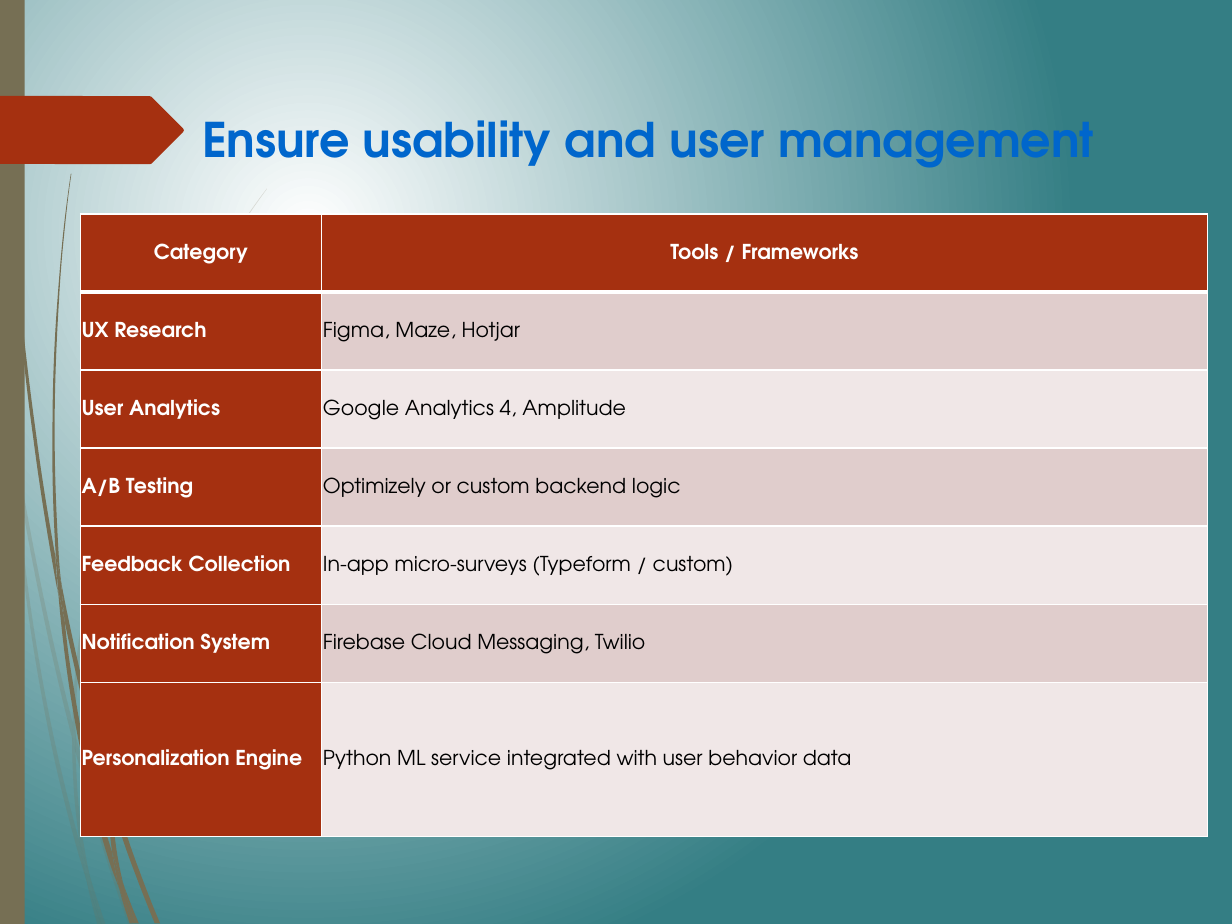
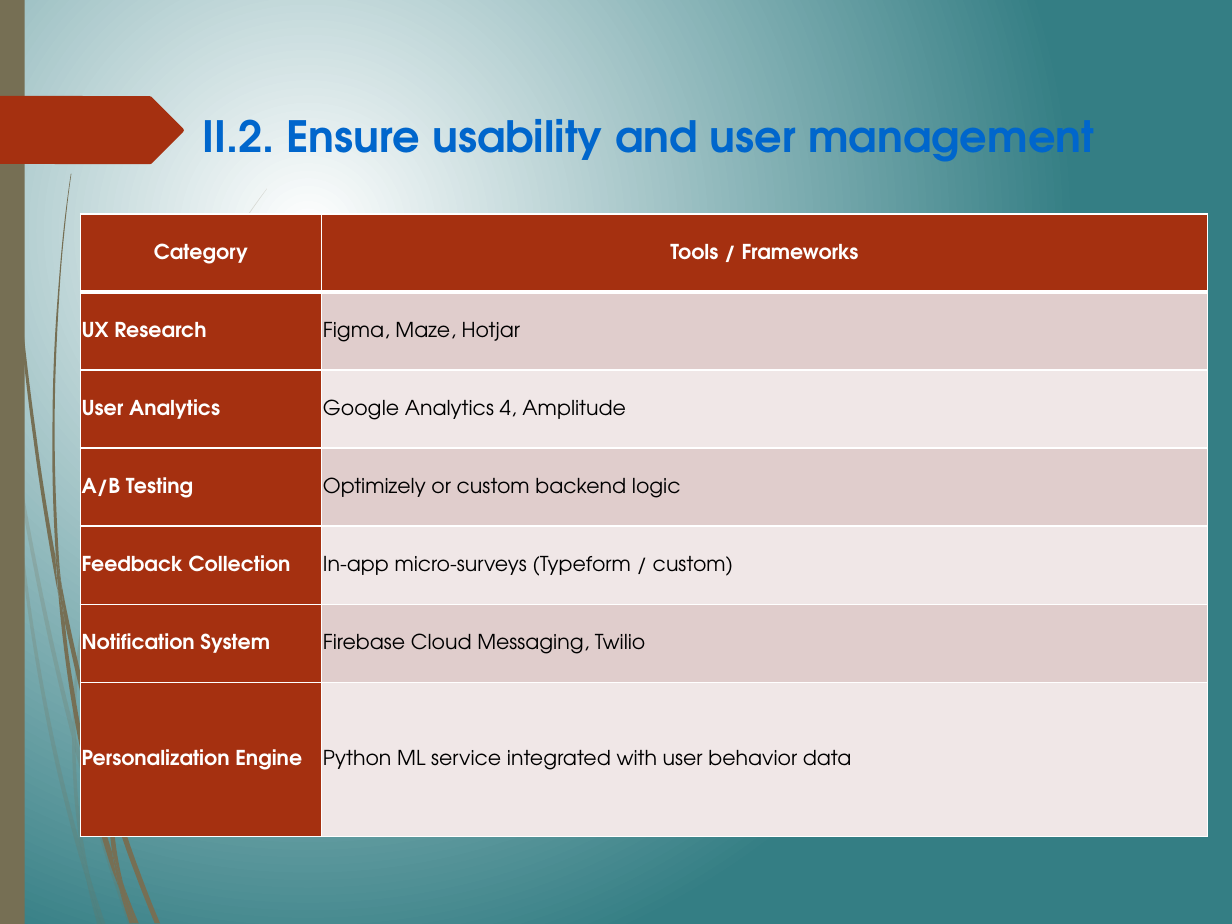
Before and after one commit to thanqminh/thanqminh.com, a slide deck: slide 12 of files/minh.pptx. Drawn at 1232x924 pixels with LibreOffice and Linux fonts; fonts in the diff are those of the drawing. Boxes give left, top, right and bottom in pixels: in the first picture for what was removed or moved away, otherwise in the second. Text is boxed around its words. In the diff, an @@ line names an element or a change of style, - is before the commit and + after.

```diff
--- a/files/minh.pptx
+++ b/files/minh.pptx
@@ text at <box>202,105,1094,170</box>: text changed; size 27.9 to 25.2 pt @@
-Ensure usability and user management
+II.2. Ensure usability and user management
```
Also in this commit, not shown: 11 other slides changed, 1 slide added.
